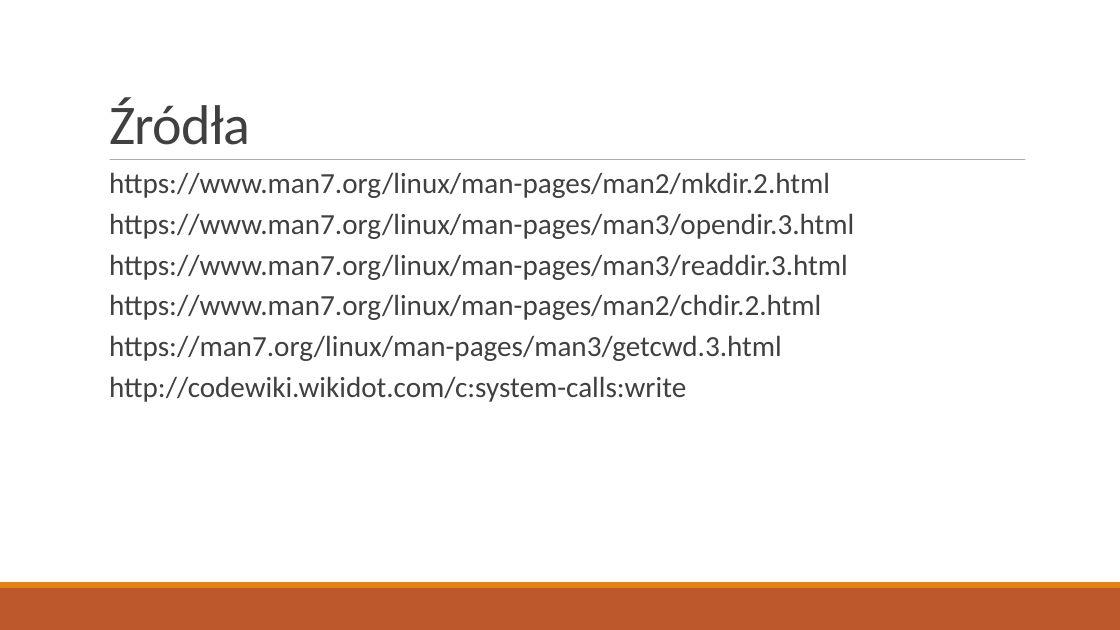
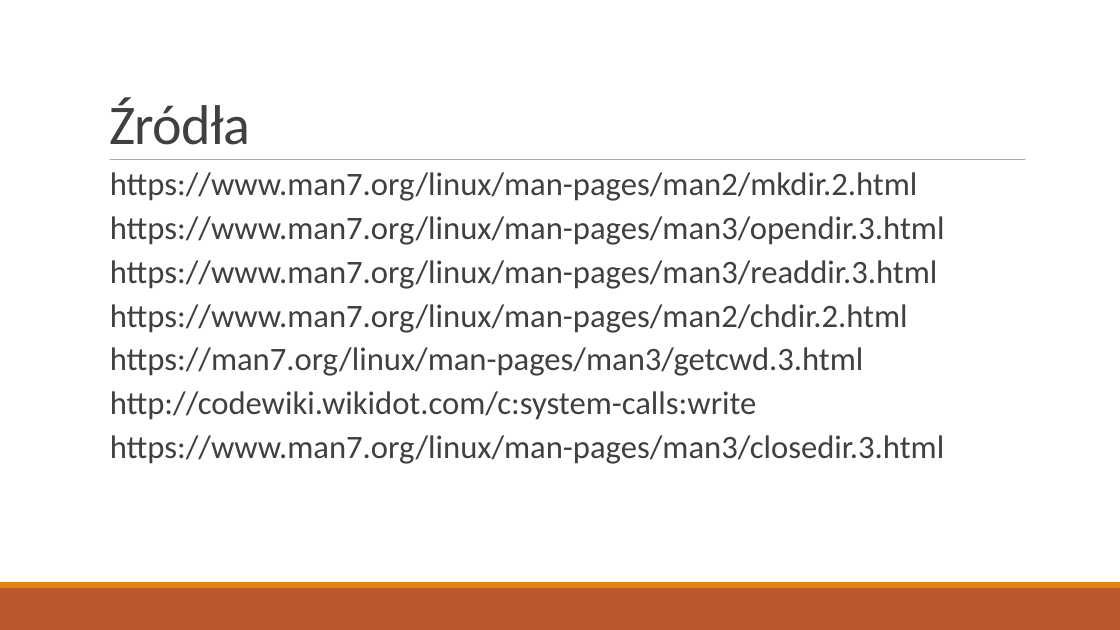
Before and after one commit to Epacik/ZaliczenieSystemowOperacyjnych, a slide deck: slide 10 of Projekt - Damian Kuśmierz.odp. Drawn at 1120x630 pixels with LibreOffice and Linux fonts; fonts in the diff are those of the drawing. Boxes give left, top, right and bottom in pixels: in the first picture for what was removed or moved away, otherwise in the second. Text is boxed around its words. In the diff, an @@ line names an element or a change of style, - is before the commit and + after.

```diff
--- a/Projekt - Damian Kuśmierz.odp
+++ b/Projekt - Damian Kuśmierz.odp
@@ text at (110,172,945,420): size 25 to 28 pt in "https://www.man7.org/linux/man-pages/man2/mkdir.2.html", "https://www.man7.org/linux/man-pages/man3/opendir.3.html", "https://www.man7.org/linux/man-pages/man3/readdir.3.html", "https://www.man7.org/linux/man-pages/man2/chdir.2.html" and 2 more places @@
@@ text at (110,435,944,464): paragraph added @@
+  https://www.man7.org/linux/man-pages/man3/closedir.3.html
```
Also in this commit, not shown: 3 other slides changed, 6 other files.
